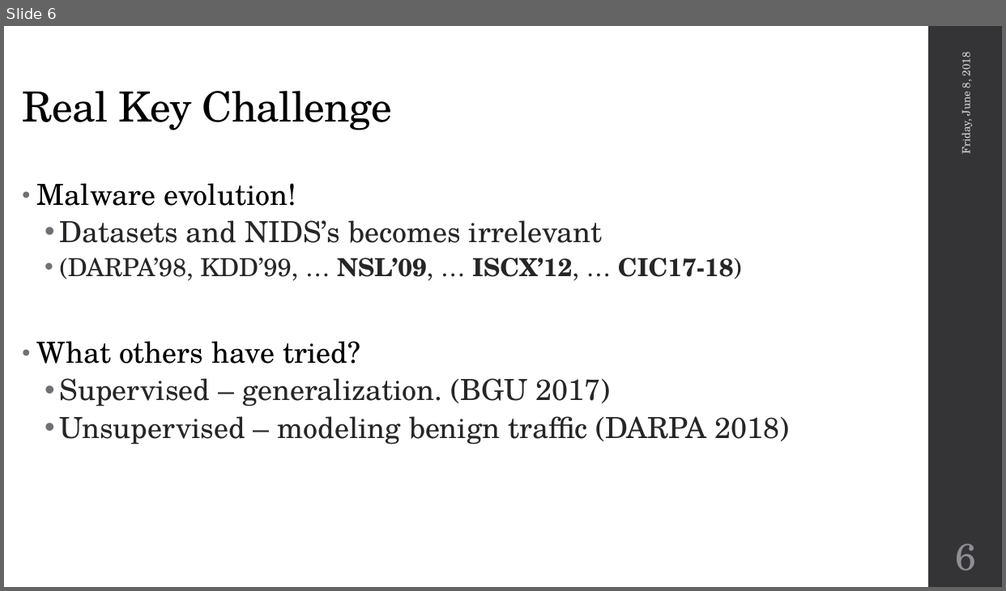
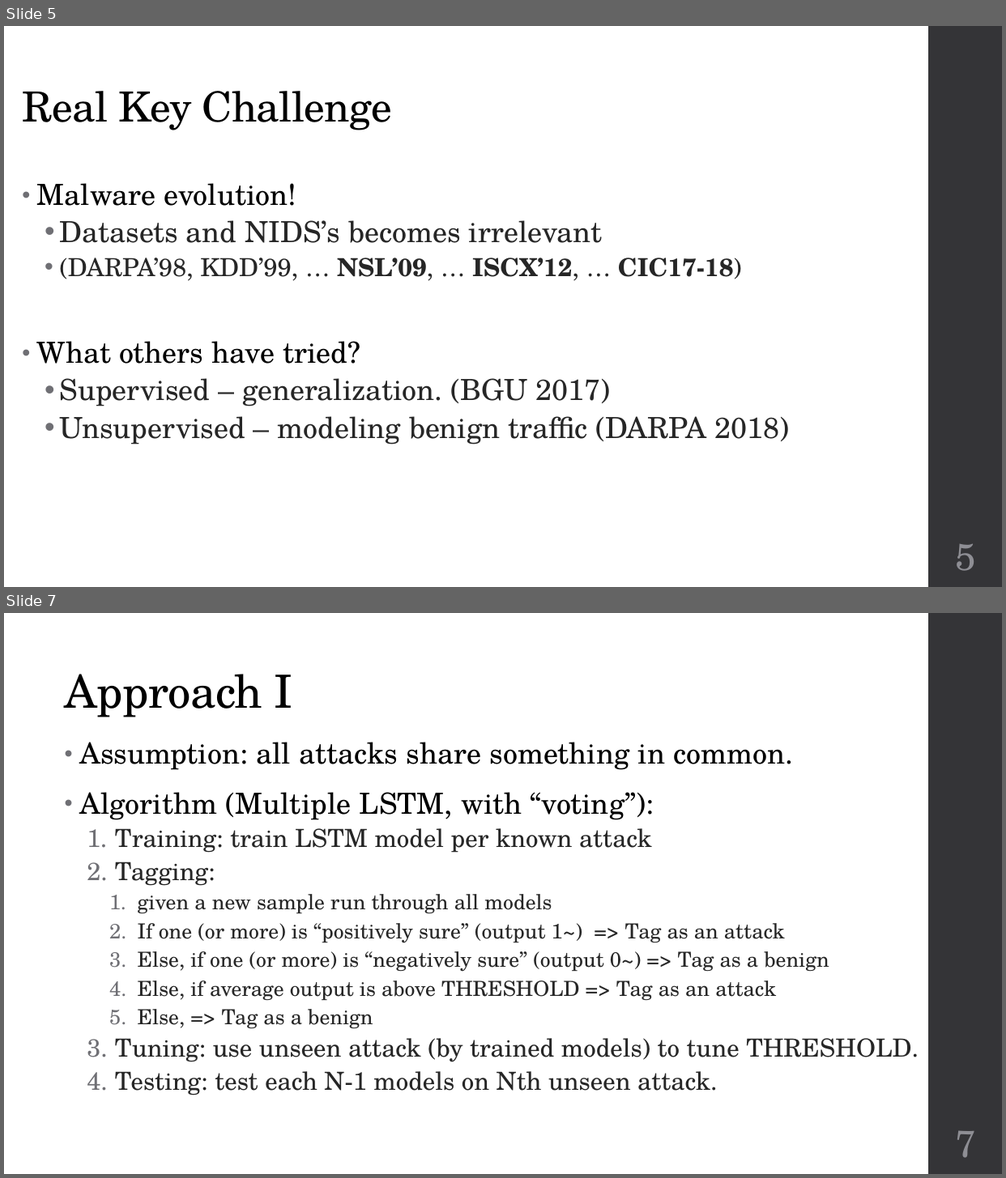
Before and after one commit to omerza/AnomalyDetection, a slide deck: omer_aryeh.pptx. Shown one above the other, each under a label of ours: slide 6 before the commit, slides 5 and 7 after it; the slides between them are not shown. The pictures are 1006x591 and 1006x1178 pixels, drawn with LibreOffice and Linux fonts; fonts in the diff are those of the drawing; background and template pictures are left out. Boxes give left, top, right and bottom in pixels: in the first picture for what was removed or moved away, otherwise in the second. Text is boxed around its words. In the diff, an @@ line names an element or a change of style, - is before the commit and + after.

```diff
--- a/omer_aryeh.pptx
+++ b/omer_aryeh.pptx
@@ slide 7 added at (4,613,1002,1174), background #FFFFFF; not listed: 1 template element that a slide beside it also shows @@
@@ title added at (65,674,293,717), 44 pt, text #000000 @@
+Approach I
@@ text added at (79,742,918,1096), 20 pt, text #262626 @@
+• Assumption: all attacks share something in common.
+• Algorithm (Multiple LSTM, with “voting”):
+  1. Training: train LSTM model per known attack
+  2. Tagging:
+    1. given a new sample run through all models
+    2. If one (or more) is “positively sure” (output 1~) => Tag as an attack
+    3. Else, if one (or more) is “negatively sure” (output 0~) => Tag as a benign
+    4. Else, if average output is above THRESHOLD => Tag as an attack
+    5. Else, => Tag as a benign
+  3. Tuning: use unseen attack (by trained models) to tune THRESHOLD.
+  4. Testing: test each N-1 models on Nth unseen attack.
@@ page number added at (955,1131,976,1158), 36 pt, text #8E8E94 @@
+7
@@ what was slide 6 is now slide 5 @@
@@ slide 5 changed as well @@
@@ text removed at (957,54,974,154) @@
-Friday, June 8, 2018
@@ page number at (955,544,976,571): text changed @@
-6
+5
```
Also in this commit, not shown: 4 other slides changed, 5 other slides added, 4 slides removed.
